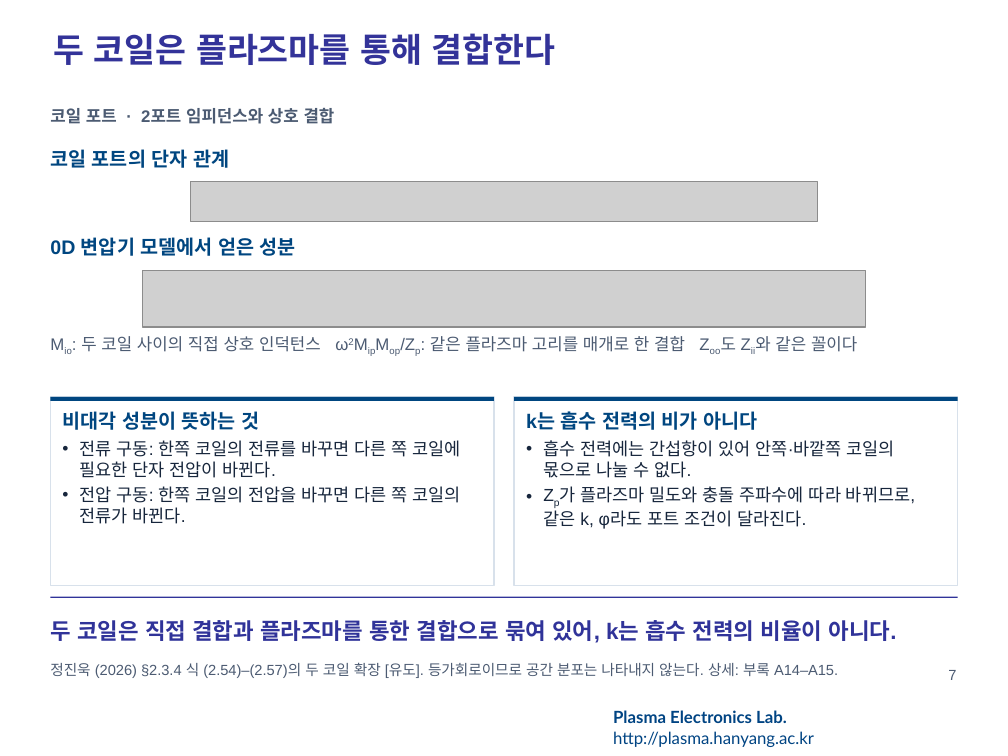
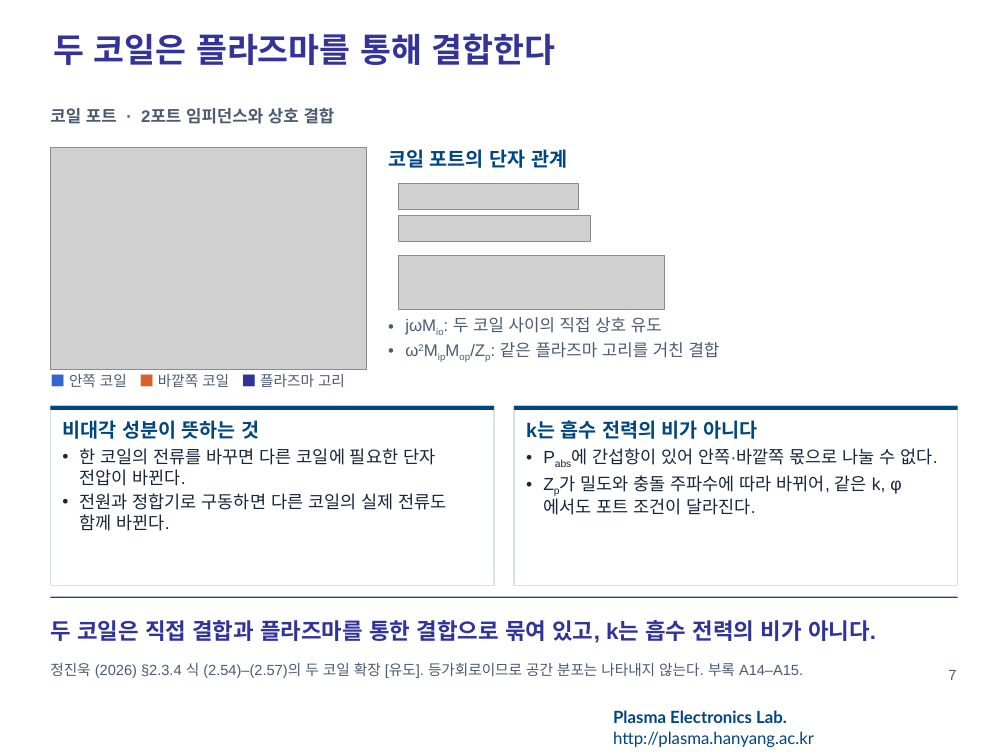
Before and after one commit to garlicjam-pyo/plasma, a slide deck: slide 7 of presentations/1차발표_README반영판.pptx. Drawn at 1008x756 pixels with LibreOffice and Linux fonts; fonts in the diff are those of the drawing; grey boxes stand for pictures; background and template pictures are left out. Boxes give left, top, right and bottom in pixels: in the first picture for what was removed or moved away, otherwise in the second. Text is boxed around its words. In the diff, an @@ line names an element or a change of style, - is before the commit and + after.

```diff
--- a/presentations/1차발표_README반영판.pptx
+++ b/presentations/1차발표_README반영판.pptx
@@ picture added at [50,147,366,370] @@
@@ text "코일 포트의 단자 관계": place and size @@
-text "코일 포트의 단자 관계" at [50,149,229,168]
+text "코일 포트의 단자 관계" at [388,149,567,168]
@@ picture removed at [191,181,817,221] @@
@@ picture added at [398,183,579,210] @@
@@ text removed at [50,237,296,256] @@
-0D 변압기 모델에서 얻은 성분
@@ picture added at [398,216,591,242] @@
@@ picture added at [398,255,664,309] @@
@@ picture removed at [142,270,866,327] @@
@@ text at [453,317,720,358]: text changed @@
-Mio: 두 코일 사이의 직접 상호 인덕턴스 ω2MipMop/Zp: 같은 플라즈마 고리를 매개로 한 결합 Zoo도 Zii와 같은 꼴이다
+• jωMio: 두 코일 사이의 직접 상호 유도
+• ω2MipMop/Zp: 같은 플라즈마 고리를 거친 결합
@@ text added at [69,374,345,387], 10.5 pt, text #4C5B72 @@
+■ 안쪽 코일 ■ 바깥쪽 코일 ■ 플라즈마 고리
@@ rectangle: place and size @@
-rectangle at [514,397,958,401]
+rectangle at [50,406,494,410]
@@ rectangle "비대각 성분이 뜻하는 것": place and size @@
-rectangle "비대각 성분이 뜻하는 것" at [50,397,494,586]
+rectangle "비대각 성분이 뜻하는 것" at [50,406,494,586]
@@ rectangle "k는 흡수 전력의 비가 아니다": place and size @@
-rectangle "k는 흡수 전력의 비가 아니다" at [514,397,958,586]
+rectangle "k는 흡수 전력의 비가 아니다" at [514,406,958,586]
@@ rectangle: place and size @@
-rectangle at [50,397,494,401]
+rectangle at [514,406,958,410]
@@ text in rectangle at [62,420,259,439]: less space between paragraphs @@
@@ text in rectangle at [80,448,446,531]: text changed @@
-• 전류 구동: 한쪽 코일의 전류를 바꾸면 다른 쪽 코일에 필요한 단자 전압이 바뀐다.
-• 전압 구동: 한쪽 코일의 전압을 바꾸면 다른 쪽 코일의 전류가 바뀐다.
+• 한 코일의 전류를 바꾸면 다른 코일에 필요한 단자 전압이 바뀐다.
+• 전원과 정합기로 구동하면 다른 코일의 실제 전류도 함께 바뀐다.
@@ text in rectangle at [526,420,757,439]: less space between paragraphs @@
@@ text in rectangle at [581,448,938,515]: text changed @@
-• 흡수 전력에는 간섭항이 있어 안쪽·바깥쪽 코일의 몫으로 나눌 수 없다.
-• Zp가 플라즈마 밀도와 충돌 주파수에 따라 바뀌므로, 같은 k, φ라도 포트 조건이 달라진다.
+• Pabs에 간섭항이 있어 안쪽·바깥쪽 몫으로 나눌 수 없다.
+• Zp가 밀도와 충돌 주파수에 따라 바뀌어, 같은 k, φ에서도 포트 조건이 달라진다.
@@ text at [50,620,876,643]: text changed @@
-두 코일은 직접 결합과 플라즈마를 통한 결합으로 묶여 있어, k는 흡수 전력의 비율이 아니다.
+두 코일은 직접 결합과 플라즈마를 통한 결합으로 묶여 있고, k는 흡수 전력의 비가 아니다.
@@ text at [50,662,803,678]: text changed @@
-정진욱 (2026) §2.3.4 식 (2.54)–(2.57)의 두 코일 확장 [유도]. 등가회로이므로 공간 분포는 나타내지 않는다. 상세: 부록 A14–A15.
+정진욱 (2026) §2.3.4 식 (2.54)–(2.57)의 두 코일 확장 [유도]. 등가회로이므로 공간 분포는 나타내지 않는다. 부록 A14–A15.
```
Also in this commit, not shown: 5 other slides changed, 6 other files.
